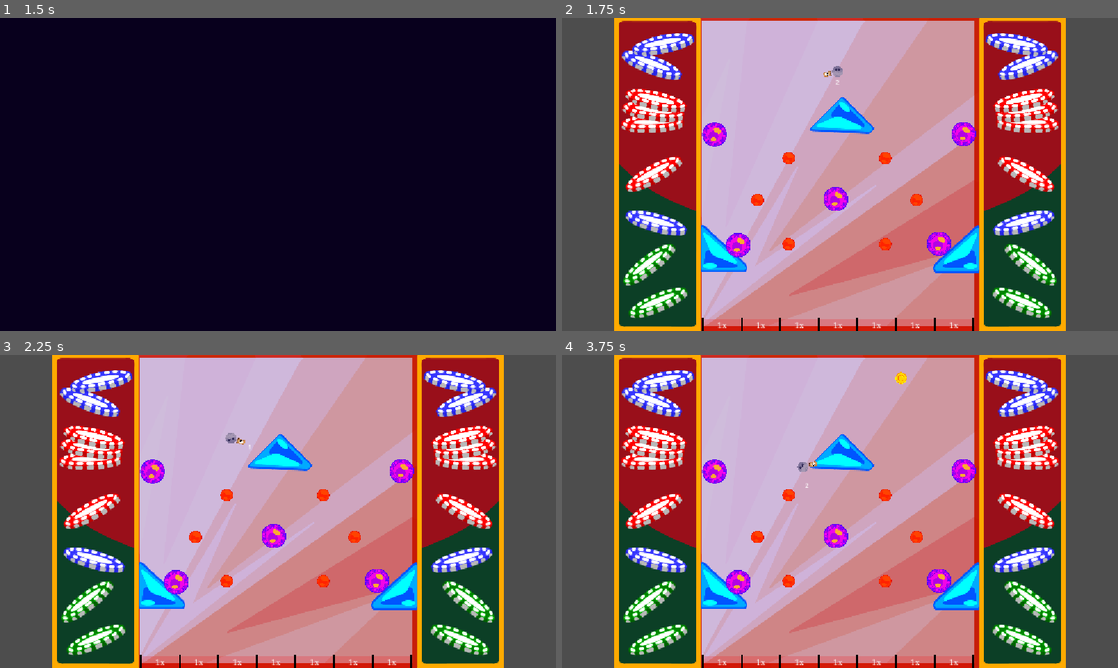
Above: before the commit, frames 1-4 (two rows, left to right).
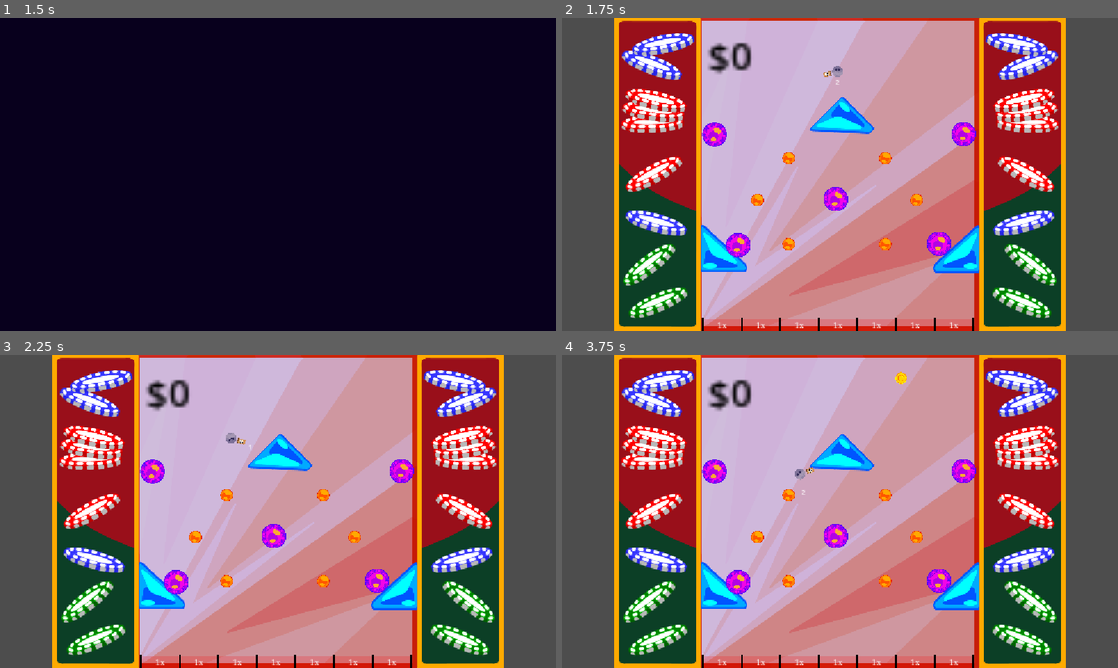
Above: after the commit, the same moments.

Repository: AstrrX3/Gamejam
Game: Godot game, scene res://menu.tscn
The game is run twice, just before and just after one commit, with the same random seed, the same clock (stepped at 60 frames per second) and the same inputs. The engine's default icon, where the game draws it, is replaced by a stand-in: a white triangle on a blue panel in a dark square.
Inputs (mouse positions are in pixels of both pictures, inside the frame that each line leads up to):
- Up to frame 1 (1.5 s): click "START" at 0.5 s; click "START" at 1.25 s
- Up to frame 2 (1.75 s): no input
- Up to frame 3 (2.25 s): move the mouse to (400, 495) at 2.02 s; click (400, 495) at 2.1 s
- Up to frame 4 (3.75 s): move the mouse to (728, 527) at 2.77 s; click (728, 527) at 2.85 s; move the mouse to (895, 442) at 3.52 s; click (895, 442) at 3.6 s

Frame 1 is identical in both runs. In frame 2, 0.9% of the frame differs, in the area x 26-65%, y 7-75%; in frame 3, 1.0%; in frame 4, 1.1%.

Commit message:
nothing

Diff:
--- a/gay-plinko/ball.tscn
+++ b/gay-plinko/ball.tscn
@@ -13,7 +13,7 @@
 [sub_resource type="CircleShape2D" id="CircleShape2D_y4ie1"]
 radius = 13.0
 
-[node name="RigidBody2D" type="RigidBody2D" unique_id=969029978]
+[node name="RigidBody2D" type="RigidBody2D" unique_id=969029978 groups=["player"]]
 physics_material_override = SubResource("PhysicsMaterial_0xm2m")
 gravity_scale = 0.8
 script = ExtResource("1_ktgx5")
--- a/gay-plinko/gate.tscn
+++ b/gay-plinko/gate.tscn
@@ -1,6 +1,14 @@
 [gd_scene format=3 uid="uid://tkll5eks6cfb"]
 
-[ext_resource type="Script" path="res://gate.gd" id="1_15vrf"]
+[sub_resource type="GDScript" id="GDScript_5y67x"]
+script/source = "extends Area2D
+
+
+
+func _on_body_entered(body: Node2D) -> void:
+	if body.is_in_group(\"player\"):
+		print(\"ded\")
+"
 
 [sub_resource type="RectangleShape2D" id="RectangleShape2D_2gk3h"]
 size = Vector2(78, 29)
@@ -28,9 +36,9 @@
 cache/0/16/0/scale = 1.0
 
 [node name="Node2D" type="Node2D" unique_id=1904139459]
-script = ExtResource("1_15vrf")
 
 [node name="Area2D" type="Area2D" parent="." unique_id=568190223]
+script = SubResource("GDScript_5y67x")
 
 [node name="CollisionShape2D" type="CollisionShape2D" parent="Area2D" unique_id=1762724144]
 position = Vector2(0, 14.5)
@@ -81,3 +89,5 @@
 horizontal_alignment = 1
 vertical_alignment = 1
 metadata/_edit_use_anchors_ = true
+
+[connection signal="body_entered" from="Area2D" to="Area2D" method="_on_body_entered"]
--- a/gay-plinko/peg.tscn
+++ b/gay-plinko/peg.tscn
@@ -13,6 +13,5 @@
 shape = SubResource("CircleShape2D_pix54")
 
 [node name="Sprite2D" type="Sprite2D" parent="." unique_id=1490811152]
-modulate = Color(1, 0.39607844, 0.3529412, 1)
 scale = Vector2(0.2, 0.2)
 texture = ExtResource("1_y34qd")
--- a/gay-plinko/project.godot
+++ b/gay-plinko/project.godot
@@ -30,6 +30,7 @@
 
 wall=""
 coin=""
+player="imtryingok"
 
 [input]
 
--- a/gay-plinko/shotgun.gd
+++ b/gay-plinko/shotgun.gd
@@ -13,6 +13,7 @@
 #the values are all over the place im so sorry TwT
 @onready var boom = $boom_sound
 @onready var coin_pick = $coin_pickup_sound
+
 
 # Called when the node enters the scene tree for the first time.
 func _ready() -> void:
--- a/gay-plinko/test.tscn
+++ b/gay-plinko/test.tscn
@@ -59,5 +59,14 @@
 scale = Vector2(0.6018518, 0.6018518)
 texture = ExtResource("6_g14j6")
 
+[node name="points" type="Label" parent="." unique_id=2047202246]
+modulate = Color(0, 0, 0, 1)
+offset_left = -552.0
+offset_top = -642.0
+offset_right = -530.50085
+offset_bottom = -619.0
+scale = Vector2(4.9025383, 4.6822543)
+text = "$0"
+
 [node name="Camera2D" type="Camera2D" parent="." unique_id=527506816]
 position = Vector2(-278, -341)
--- a/gay-plinko/trójkąt.tscn
+++ b/gay-plinko/trójkąt.tscn
@@ -5,12 +5,12 @@
 [node name="trójkąt" type="StaticBody2D" unique_id=780500453]
 
 [node name="TriangleBumper" type="Sprite2D" parent="." unique_id=1497309792]
-position = Vector2(49, -5.9604645e-08)
+position = Vector2(49, -7.1054274e-15)
 rotation = 3.1415927
 scale = Vector2(0.38272855, -0.81362355)
 texture = ExtResource("1_5y67x")
 
 [node name="CollisionPolygon2D" type="CollisionPolygon2D" parent="." unique_id=1418924976]
 position = Vector2(0, -1)
-scale = Vector2(16.589218, 11.302085)
-polygon = PackedVector2Array(0.12056024, -0.08847925, 0, 9, 6.2088523, 8.317049)
+scale = Vector2(17.192636, 11.838064)
+polygon = PackedVector2Array(0.12056024, -0.08847925, 0.058164436, 8.7007475, 5.64195, 8.7007475, 5.6040087, 7.3095226)
